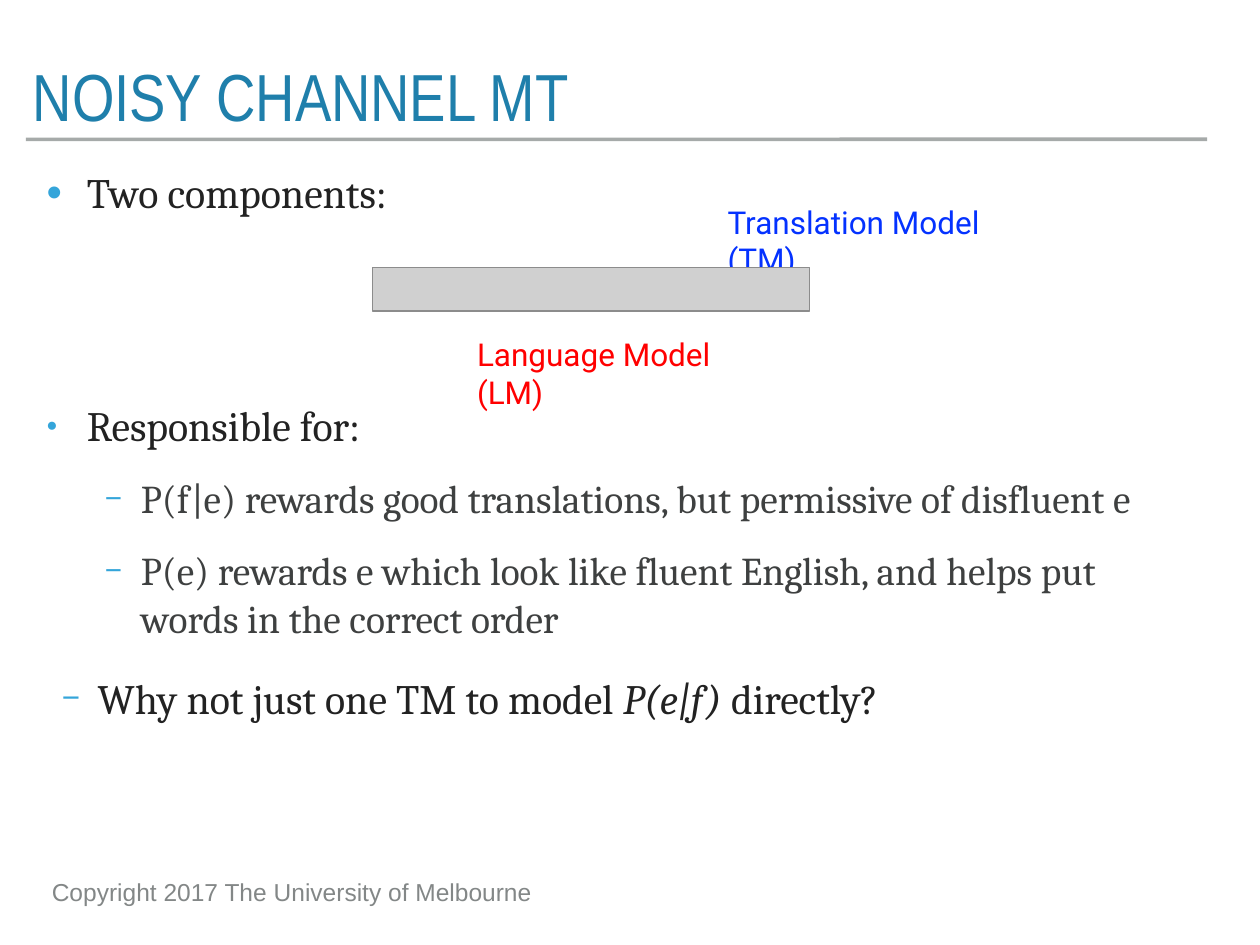
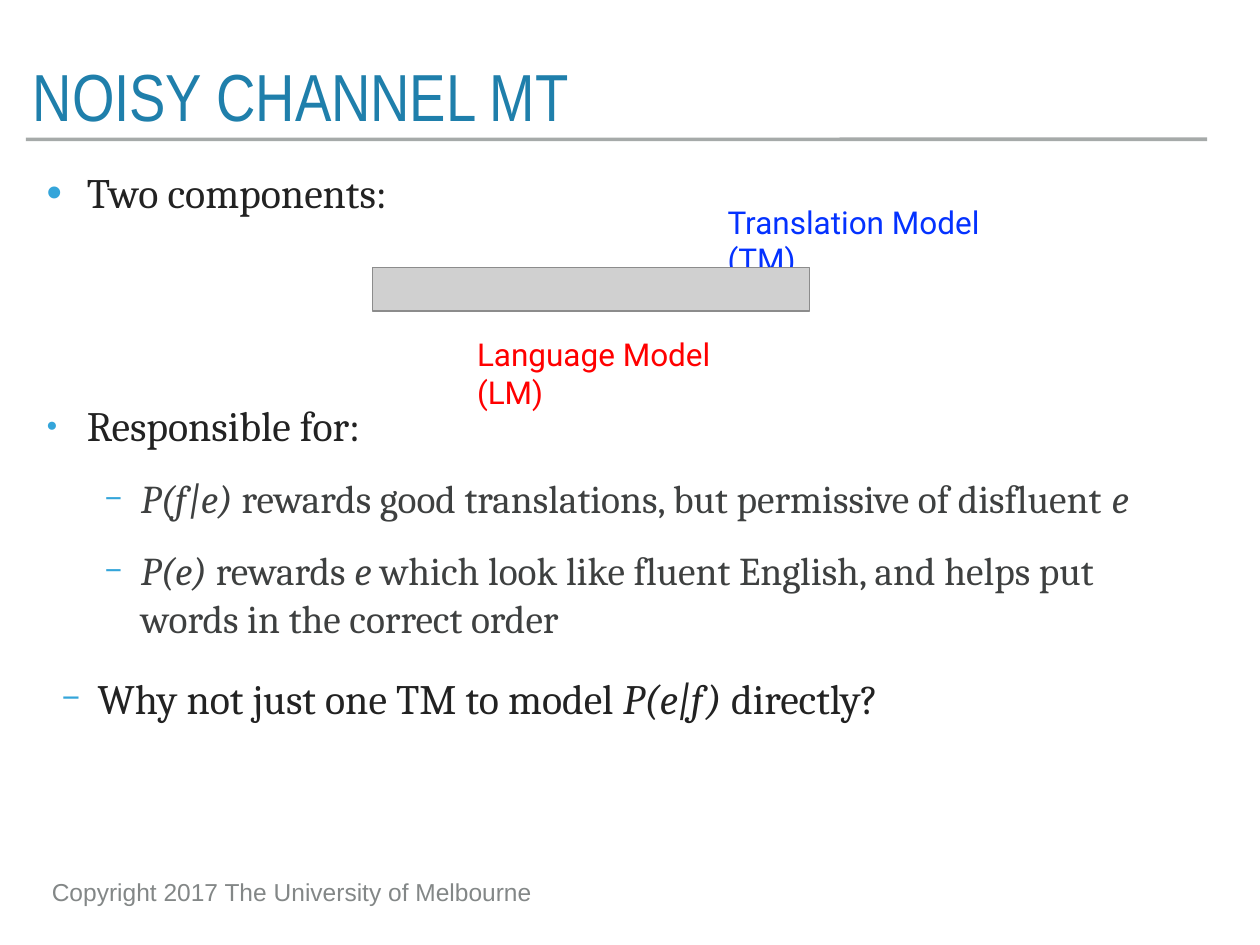
Before and after one commit to trevorcohn/comp90042, a slide deck: slide 8 of slides/WSTA_L20_machine_translation_word.pptx. Drawn at 1260x945 pixels with LibreOffice and Linux fonts; fonts in the diff are those of the drawing; grey boxes stand for pictures. Boxes give left, top, right and bottom in pixels: in the first picture for what was removed or moved away, otherwise in the second. Text is boxed around its words. In the diff, an @@ line names an element or a change of style, - is before the commit and + after.

```diff
--- a/slides/WSTA_L20_machine_translation_word.pptx
+++ b/slides/WSTA_L20_machine_translation_word.pptx
@@ text at <box>141,483,1129,634</box>: italic on in "P(f|e) e", "P(e) e" @@
```
Also in this commit, not shown: 12 other slides changed, 1 other file.
